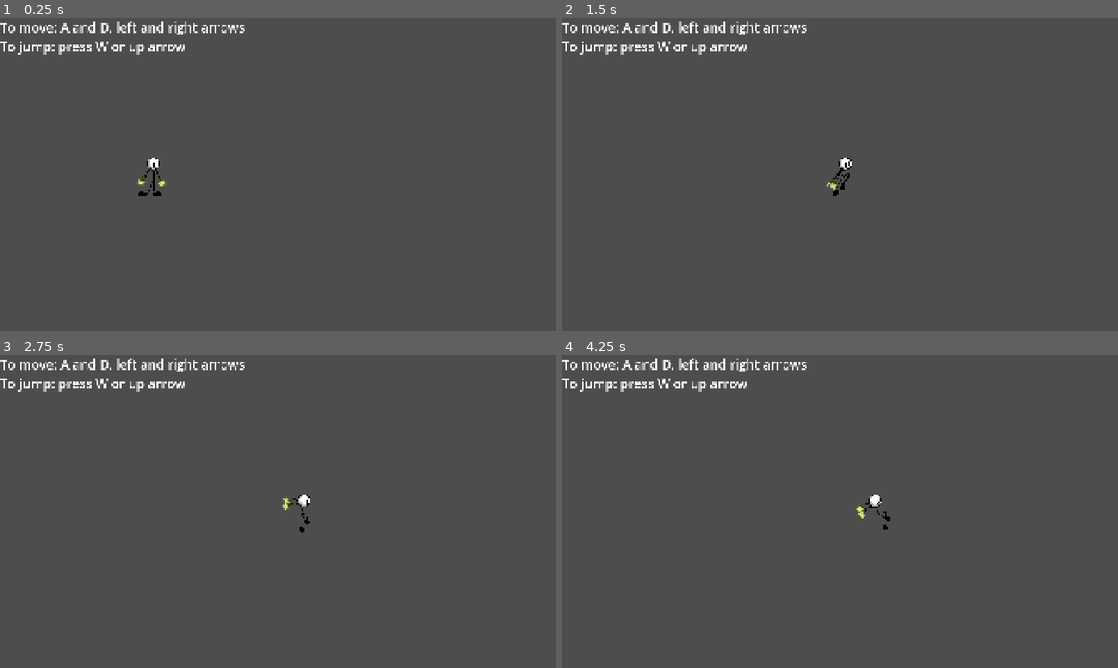
Above: before the commit, frames 1-4 (two rows, left to right).
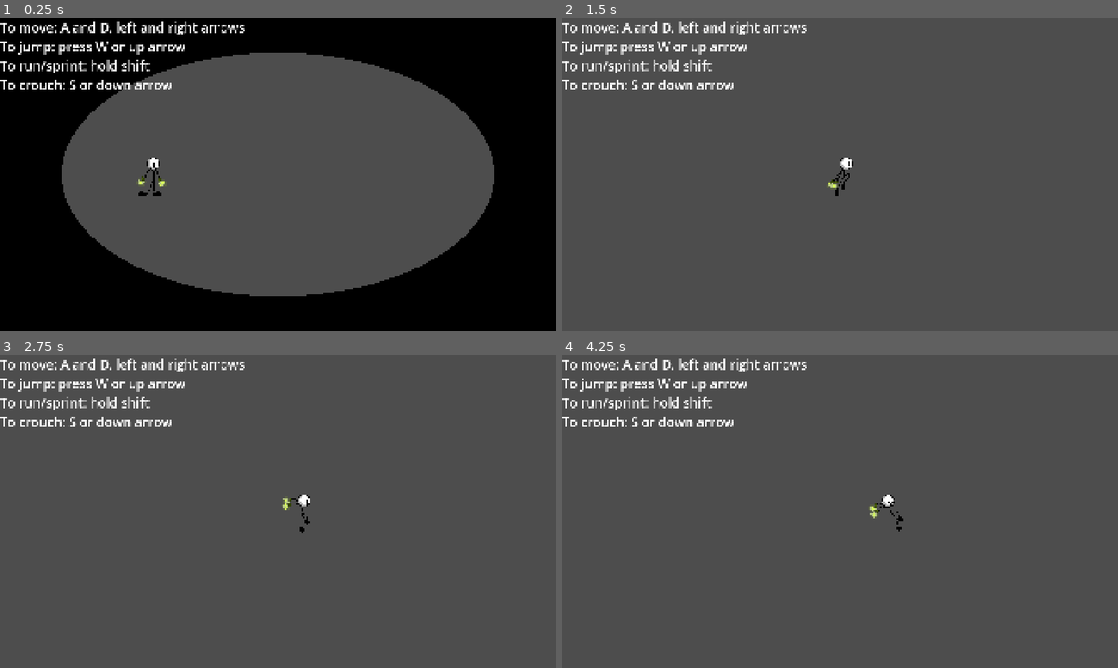
Above: after the commit, the same moments.

Repository: TheTy123456/TSA-TW-REPO
Game: Godot game, scene res://Levels/Scenes/test_level.tscn
The game is run twice, just before and just after one commit, with the same random seed, the same clock (stepped at 60 frames per second) and the same inputs. This scene is started directly instead of the project's main scene. The engine's default icon, where the game draws it, is replaced by a stand-in: a white triangle on a blue panel in a dark square.
Inputs:
- Up to frame 1 (0.25 s): no input
- Up to frame 2 (1.5 s): tap W (move_up) at 0.5, 1.25 s; hold Right (move_right) 0.53-1.28 s; hold Shift (sprint) 0.53-1.28 s; hold S (move_down) from 1.28 s (still down); tap Shift (sprint) at 1.35 s
- Up to frame 3 (2.75 s): tap W (move_up) at 2 s; release S (move_down) at 2.03 s; hold Right (move_right) from 2.03 s (still down); hold Shift (sprint) from 2.03 s (still down)
- Up to frame 4 (4.25 s): tap W (move_up) at 2.75 s; release Right (move_right) at 2.78 s; release Shift (sprint) at 2.78 s; hold W (move_up) 2.78-3.53 s; tap Shift (sprint) at 2.85 s; hold A (move_left) from 3.53 s (still down); hold Shift (sprint) from 3.53 s (still down)

The runs differ from the first frame. In frame 1, 52% of the frame differs, in the area x 0-100%, y 0-100%; in frame 2, 0.8%; in frame 3, 0.8%; in frame 4, 1.1%.

Commit message:
more instructions

Diff:
--- a/the-stickman-adventure--tech-war-ylp/Levels/Scenes/test_level.tscn
+++ b/the-stickman-adventure--tech-war-ylp/Levels/Scenes/test_level.tscn
@@ -28,6 +28,9 @@
 [sub_resource type="RectangleShape2D" id="RectangleShape2D_rrtyo"]
 size = Vector2(5723, 522)
 
+[sub_resource type="RectangleShape2D" id="RectangleShape2D_wtpou"]
+size = Vector2(10120, 522)
+
 [node name="Test Level" type="Node2D" unique_id=1431873934]
 script = ExtResource("1_swfa6")
 
@@ -57,16 +60,21 @@
 position = Vector2(-70.5, 715)
 shape = SubResource("RectangleShape2D_rrtyo")
 
+[node name="CollisionShape2D2" type="CollisionShape2D" parent="FallDeathArea" unique_id=617637647]
+position = Vector2(215, 2404)
+shape = SubResource("RectangleShape2D_wtpou")
+
 [node name="Transitions" parent="." unique_id=938060551 instance=ExtResource("5_kmo6j")]
-visible = false
 
 [node name="Instructions" parent="." unique_id=1816361871 instance=ExtResource("6_agw3v")]
 
 [node name="Rail" parent="." unique_id=795965899 instance=ExtResource("7_3qix0")]
 position = Vector2(-2173, -699)
+rail_speed = 800.0
 
 [node name="Rail2" parent="." unique_id=1340059472 instance=ExtResource("8_wtpou")]
 position = Vector2(-3785, 939)
+rail_speed = 800.0
 
 [node name="Path2D" parent="Rail2" index="0" unique_id=1529989368]
 position = Vector2(216.04205, -121)
@@ -77,7 +85,7 @@
 rotation = 0.024100639
 
 [node name="CollisionPolygon2D" parent="Rail2/Area2D" parent_id_path=PackedInt32Array(1340059472, 1458223653) index="0" unique_id=1339632946]
-polygon = PackedVector2Array(319, -672, 647, -839, 1699, -57 …(156 unchanged characters)… 4, 7398, 380, 7559, -442, 7285, -741, 6693, -966, 5457, -1039, 5423, -946, 6572, -770, 7114, -619, 7383, -261, 7187, 184, 645 …(103 unchanged characters)…
+polygon = PackedVector2Array(319, -672, 647, -839, 1699, -57 …(156 unchanged characters)… 4, 7398, 380, 7559, -442, 7285, -741, 6652, -908, 5495, -999, 5489, -967, 6614, -854, 7114, -619, 7383, -261, 7187, 184, 645 …(103 unchanged characters)…
 
 [connection signal="body_entered" from="FallDeathArea" to="Stick" method="_on_fall_death_area_body_entered"]
 
--- a/the-stickman-adventure--tech-war-ylp/Mechanics/Scenes/rail.tscn
+++ b/the-stickman-adventure--tech-war-ylp/Mechanics/Scenes/rail.tscn
@@ -26,6 +26,6 @@
 collision_mask = 3
 
 [node name="CollisionPolygon2D" type="CollisionPolygon2D" parent="Area2D" unique_id=1339632946]
-polygon = PackedVector2Array(-80, 277, 176, 182, 193, 616, 592, 685, 696, 451, 1129, 232, 1433, 191, 1585, 262, 1712, 559, 1875, 772, 2103, 720, 2167, 664, 2092, 697, 1901, 694, 1748, 519, 1672, 285, 1539, 134, 1520, 87, 1106, 173, 687, 321, 384, 96, 289, 257, 219, 78, 15, 147)
+polygon = PackedVector2Array(-80, 277, 43, 176, 176, 182, 229, 240, 197, 582, 280, 631, 568, 657, 629, 600, 656, 471, 625, 479, 509, 619, 255, 549, 246, 454, 458, 540, 658, 466, 696, 451, 1129, 232, 1433, 191, 1585, 262, 1712, 559, 1875, 772, 2103, 720, 2167, 664, 2092, 697, 1901, 694, 1748, 519, 1672, 285, 1539, 134, 1520, 87, 1106, 173, 628, 423, 452, 484, 321, 411, 319, 302, 419, 204, 525, 239, 588, 316, 621, 423, 634, 420, 626, 286, 488, 167, 396, 174, 293, 262, 249, 455, 286, 240, 205, 119, 98, 108, 15, 147)
 
 [connection signal="body_entered" from="Area2D" to="." method="_on_area_2d_body_entered"]
--- a/the-stickman-adventure--tech-war-ylp/UI Mechanics/Text/text.tscn
+++ b/the-stickman-adventure--tech-war-ylp/UI Mechanics/Text/text.tscn
@@ -7,4 +7,6 @@
 offset_bottom = 23.0
 theme_override_font_sizes/font_size = 45
 text = "To move: A and D, left and right arrows
-To jump: press W or up arrow"
+To jump: press W or up arrow
+To run/sprint: hold shift
+To crouch: S or down arrow"
